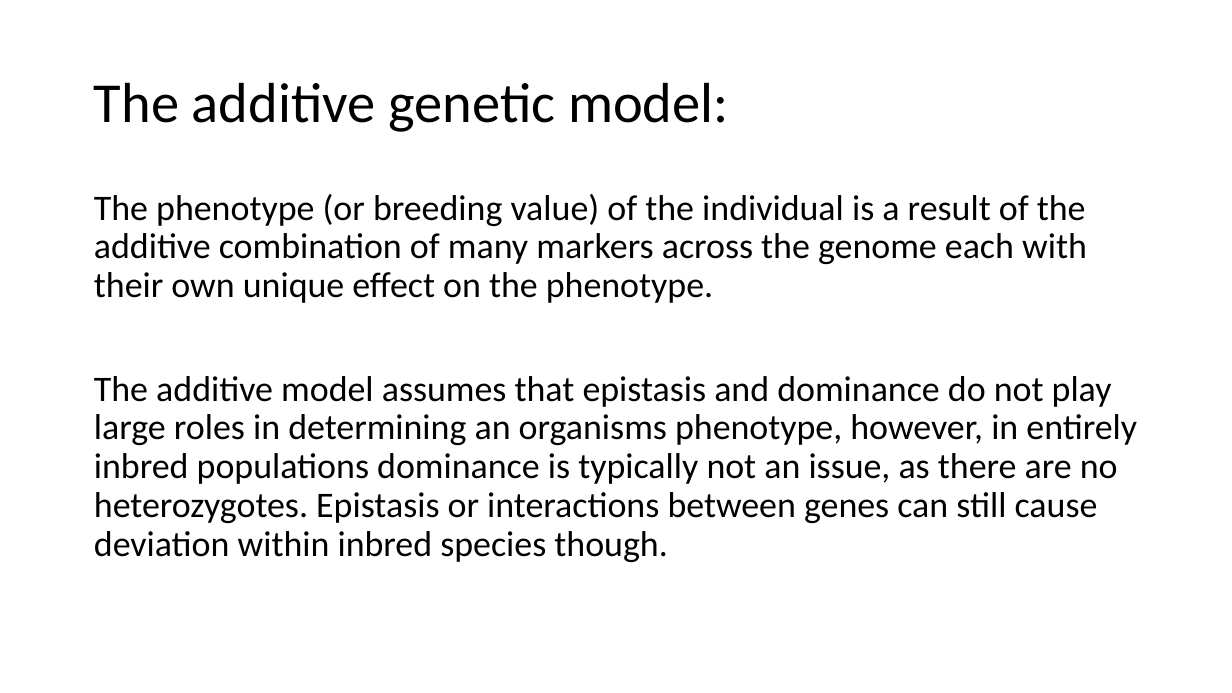
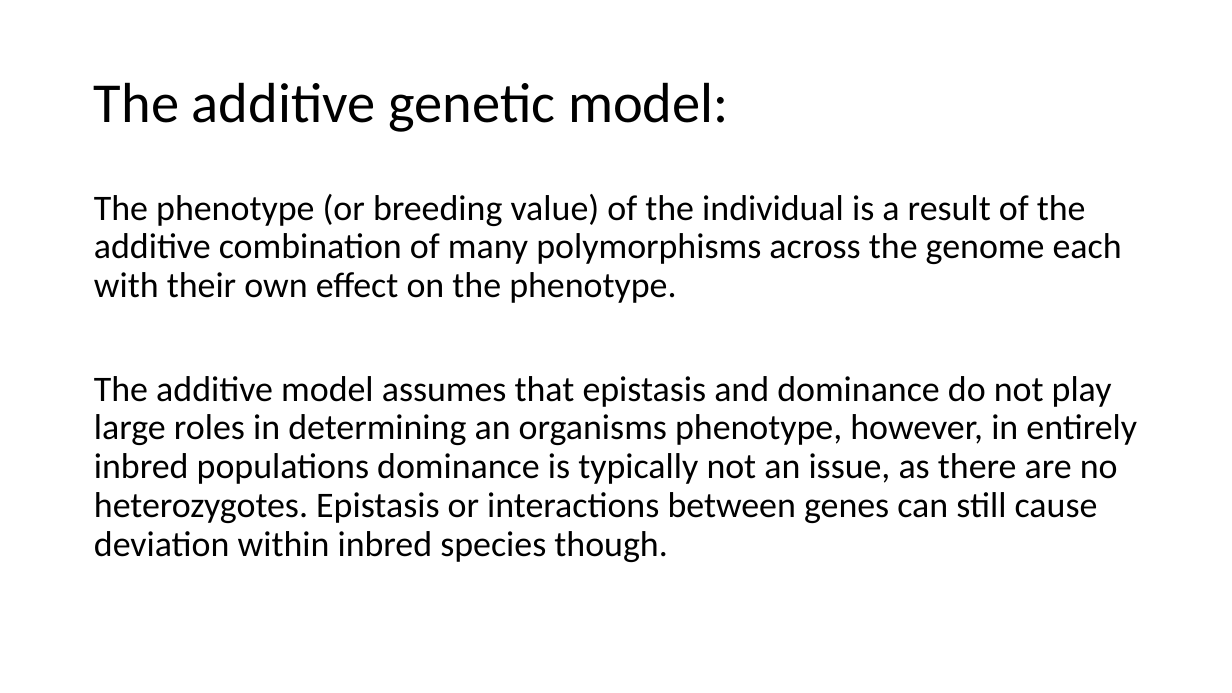
Before and after one commit to ter56/September2_2021_class, a slide deck: slide 21 of AdditiveModels_9_2_2021.pptx (slide 18 before the commit). Drawn at 1232x693 pixels with LibreOffice and Linux fonts; fonts in the diff are those of the drawing. Boxes give left, top, right and bottom in pixels: in the first picture for what was removed or moved away, otherwise in the second. Text is boxed around its words. In the diff, an @@ line names an element or a change of style, - is before the commit and + after.

```diff
--- a/AdditiveModels_9_2_2021.pptx
+++ b/AdditiveModels_9_2_2021.pptx
@@ text at [94, 194, 1122, 303]: text changed @@
-The phenotype (or breeding value) of the individual is a result of the additive combination of many markers across the genome each with their own unique effect on the phenotype.
+The phenotype (or breeding value) of the individual is a result of the additive combination of many polymorphisms across the genome each with their own effect on the phenotype.
```
Also in this commit, not shown: 9 other slides changed, 3 slides added, 1 other file.
